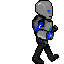
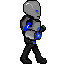
Comparing the layer stacks of the two 64 x 64 images. Changes:
renamed "Layer Group #7" to "change 8", showed it, painted on it over (x1=20, y1=0, x2=59, y2=64)
hid "Layer Group #5", painted on it over (x1=20, y1=0, x2=59, y2=64)
